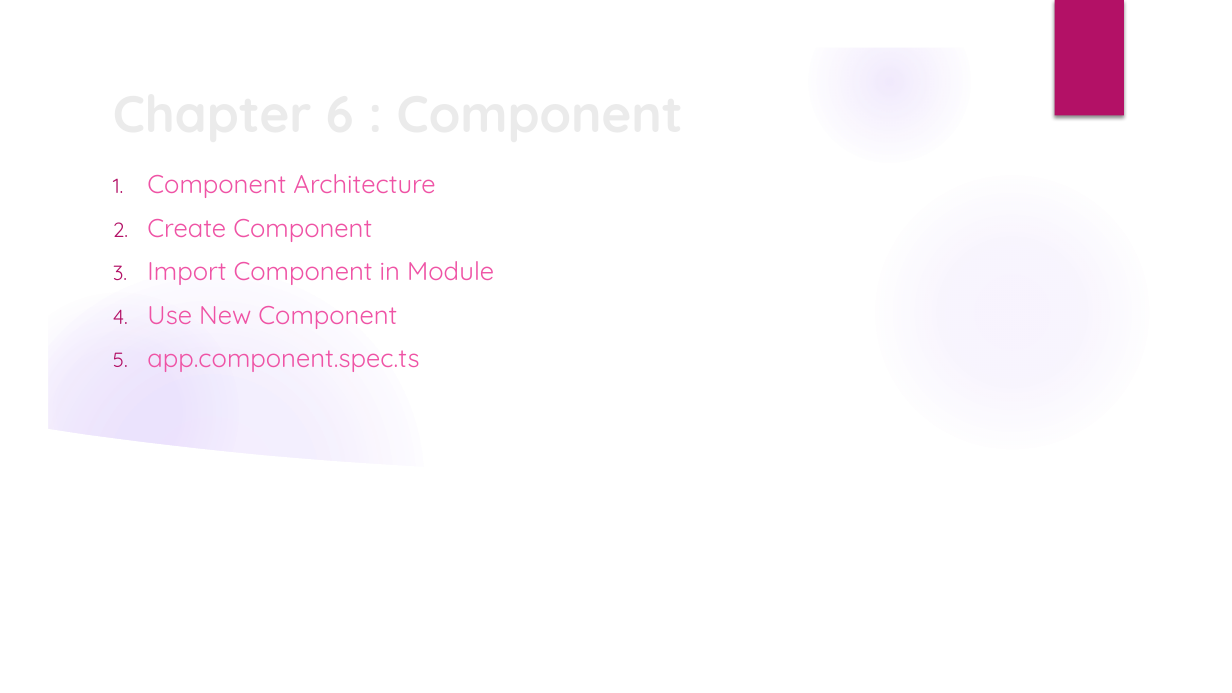
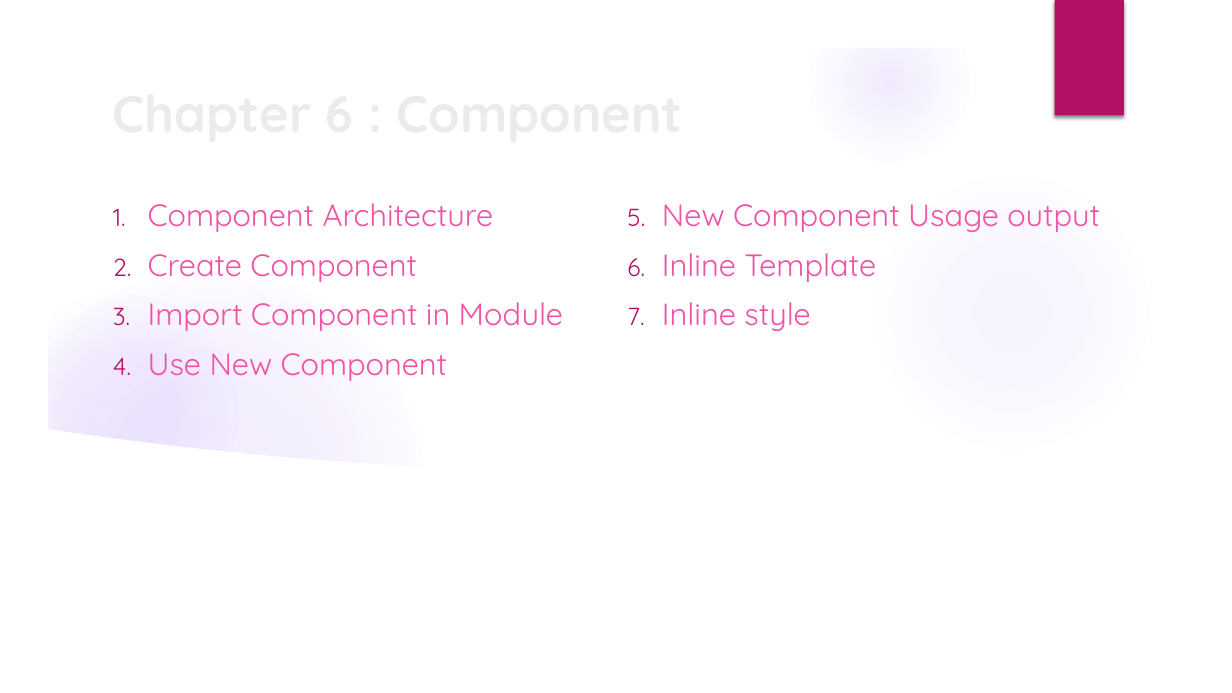
Before and after one commit to monicka2479/AngularSession, a slide deck: slide 29 of Angular Presentation.pptx. Drawn at 1232x693 pixels with LibreOffice and Linux fonts; fonts in the diff are those of the drawing; background and template pictures are left out. Boxes give left, top, right and bottom in pixels: in the first picture for what was removed or moved away, otherwise in the second. Text is boxed around its words. In the diff, an @@ line names an element or a change of style, - is before the commit and + after.

```diff
--- a/Angular Presentation.pptx
+++ b/Angular Presentation.pptx
@@ text "Component Architecture": place and size @@
-text "Component Architecture" at (147, 174, 494, 372)
+text "Component Architecture" at (148, 203, 1100, 381)
@@ text "Component Architecture" at (148, 203, 1100, 381): columns 1 to 2 @@
@@ text at (148, 203, 563, 381): size 20 to 24 pt in "Component Architecture", "Create Component", "Import Component in Module", "Use New Component" @@
@@ text at (662, 204, 1100, 331): text changed; size 20 to 24 pt @@
-5. app.component.spec.ts
+5. New Component Usage output
+6. Inline Template
+7. Inline style
```
Also in this commit, not shown: 14 slides added, 1 slide removed.
